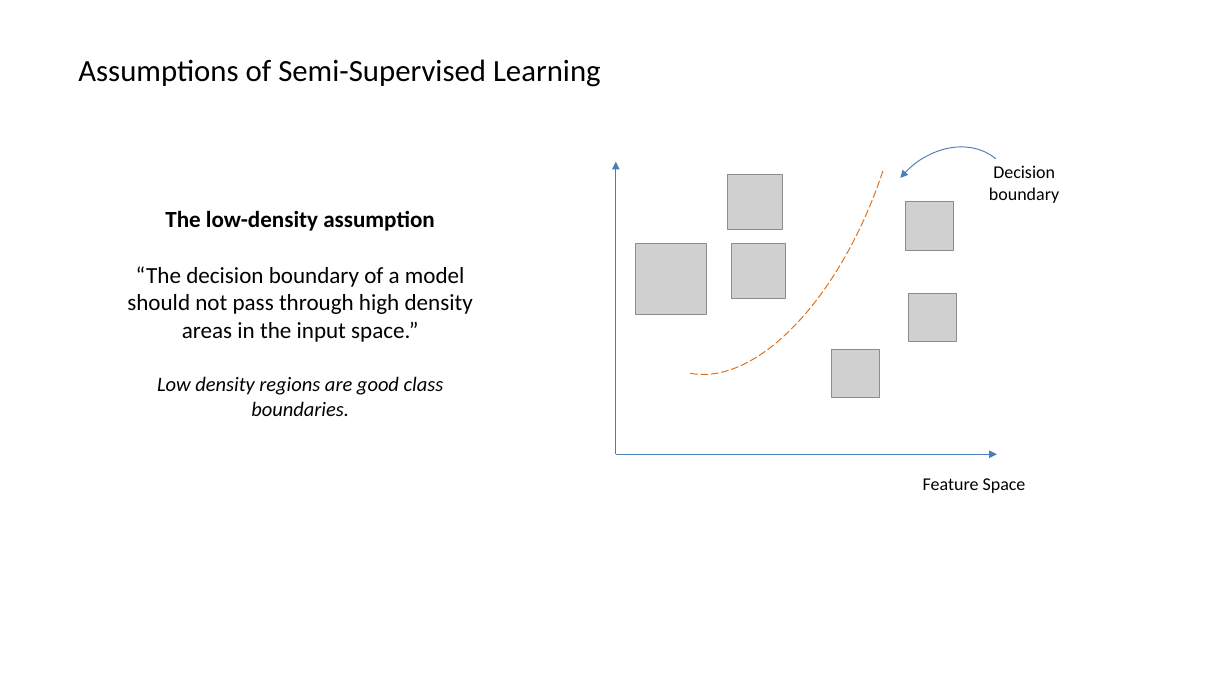
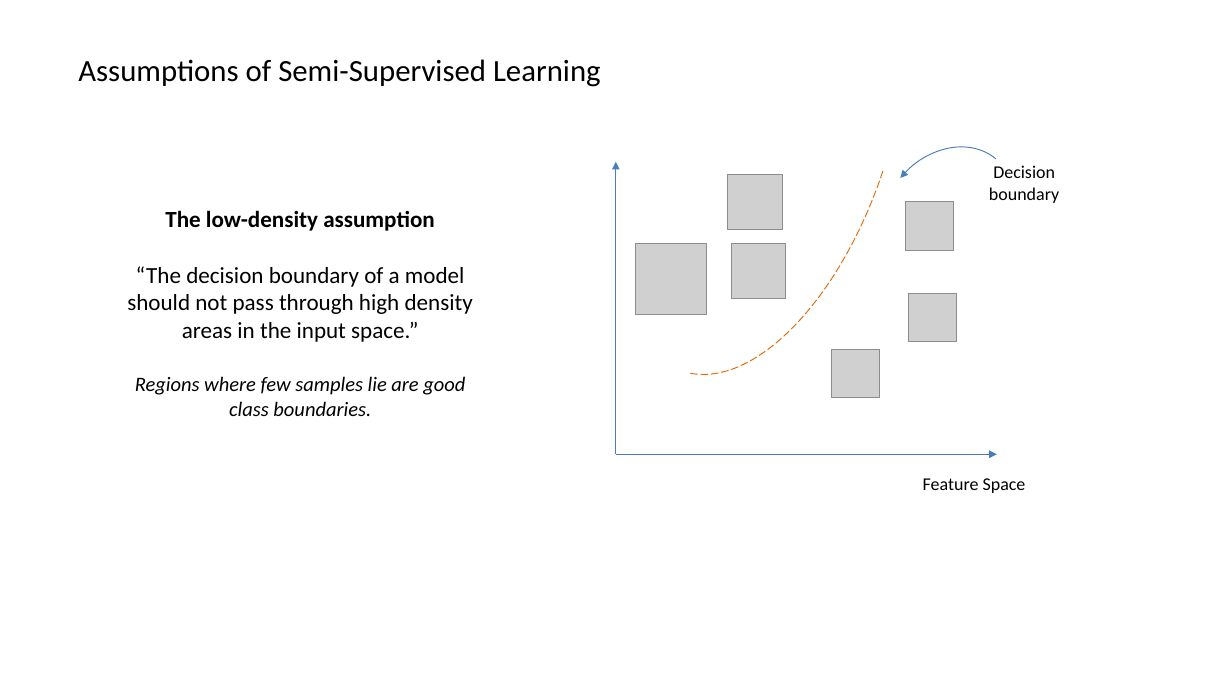
Before and after one commit to MonashDataFluency/Semi-Supervised-Deep-Learning, a slide deck: slide 12 of Semi-Supervised Deep Learning - Slides.pptx (slide 11 before the commit). Drawn at 1232x693 pixels with LibreOffice and Linux fonts; fonts in the diff are those of the drawing; grey boxes stand for pictures; background and template pictures are left out. Boxes give left, top, right and bottom in pixels: in the first picture for what was removed or moved away, otherwise in the second. Text is boxed around its words. In the diff, an @@ line names an element or a change of style, - is before the commit and + after.

```diff
--- a/Semi-Supervised Deep Learning - Slides.pptx
+++ b/Semi-Supervised Deep Learning - Slides.pptx
@@ text at bbox=[135, 376, 465, 416]: text changed @@
-Low density regions are good class boundaries.
+Regions where few samples lie are good class boundaries.
```
Also in this commit, not shown: 2 other slides changed, 1 slide added, 2 other files.
